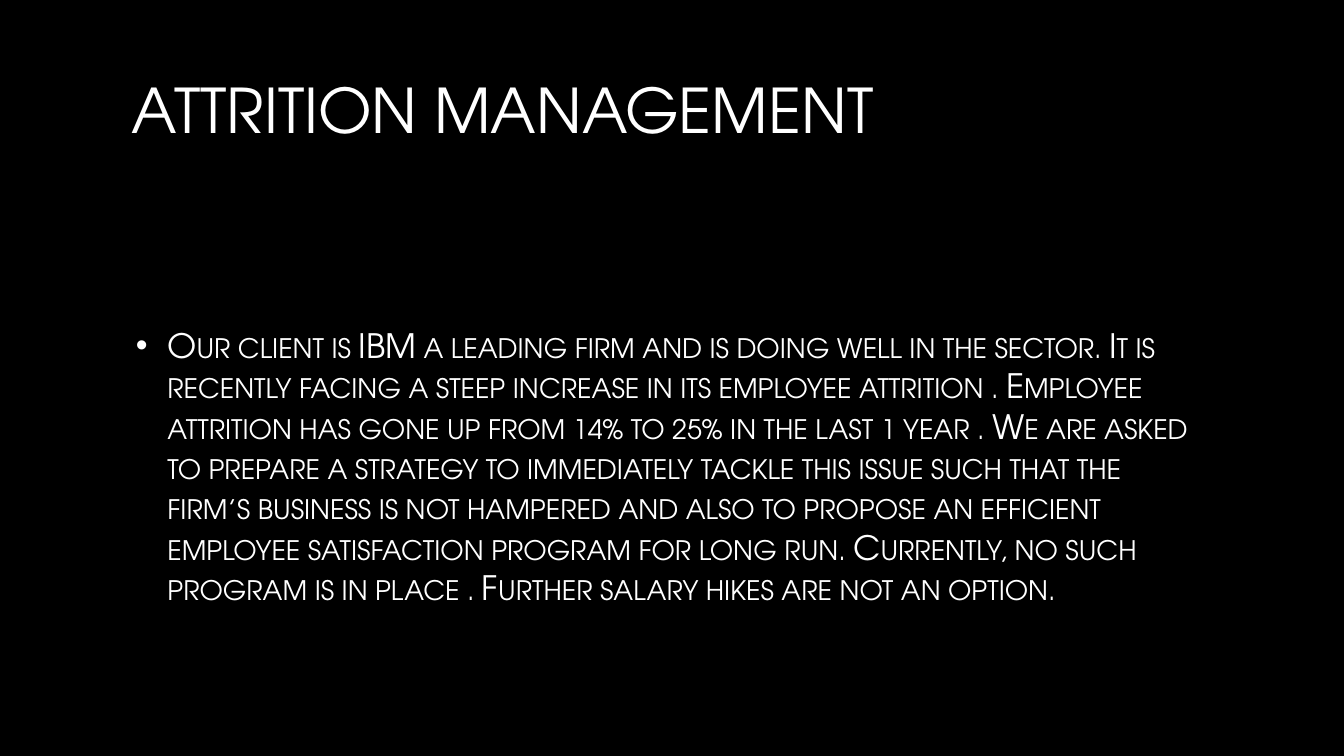
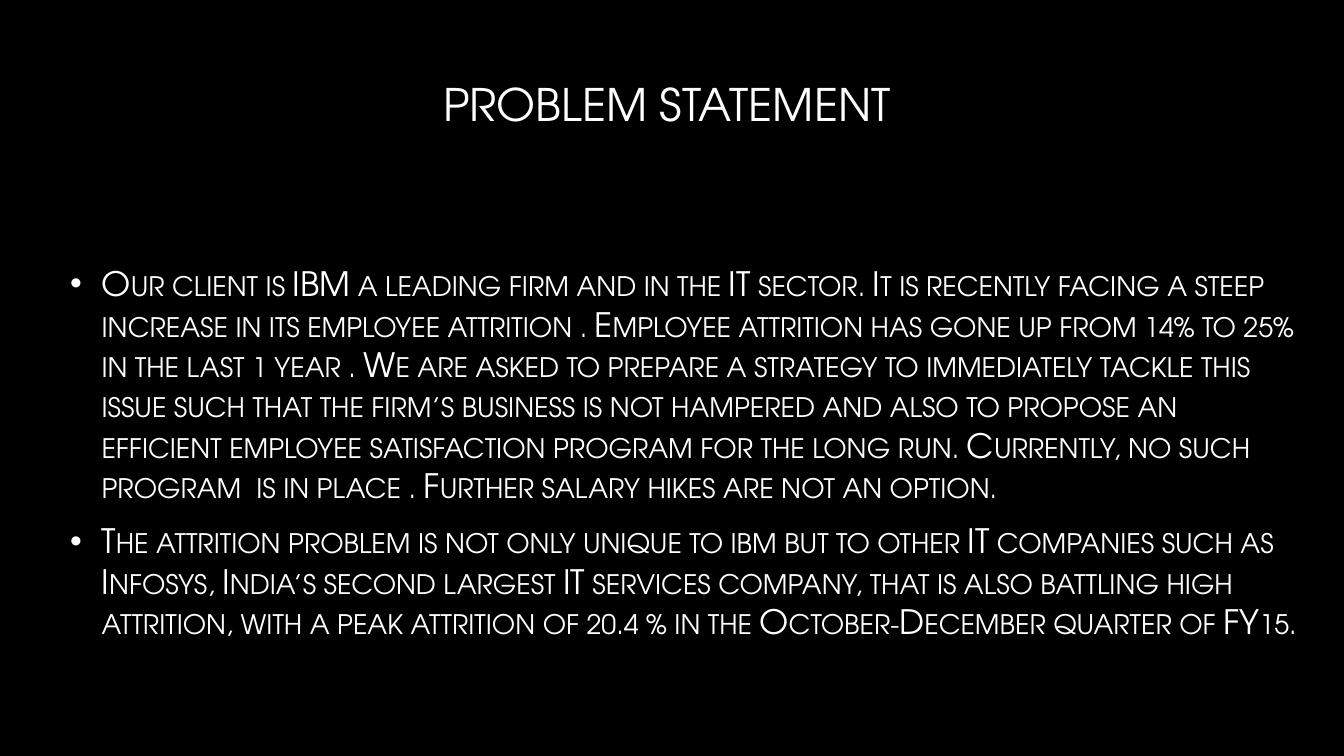
Before and after one commit to mmd52/HR_Employee_Attrition, a slide deck: slide 2 of Attrition Management.pptx. Drawn at 1344x756 pixels with LibreOffice and Linux fonts; fonts in the diff are those of the drawing; background and template pictures are left out. Boxes give left, top, right and bottom in pixels: in the first picture for what was removed or moved away, otherwise in the second. Text is boxed around its words. In the diff, an @@ line names an element or a change of style, - is before the commit and + after.

```diff
--- a/Attrition Management.pptx
+++ b/Attrition Management.pptx
@@ title at box(443, 87, 891, 122): text changed; size 44 to 32 pt @@
-ATTRITION MANAGEMENT
+PROBLEM STATEMENT
@@ text at box(102, 271, 1294, 636): text changed @@
-• Our client is IBM a leading firm and is doing well in the sector. It is recently facing a steep increase in its employee attrition . Employee attrition has gone up from 14% to 25% in the last 1 year . We are asked to prepare a strategy to immediately tackle this issue such that the firm’s business is not hampered and also to propose an efficient employee satisfaction program for long run. Currently, no such program is in place . Further salary hikes are not an option.
+• Our client is IBM a leading firm and in the IT sector. It is recently facing a steep increase in its employee attrition . Employee attrition has gone up from 14% to 25% in the last 1 year . We are asked to prepare a strategy to immediately tackle this issue such that the firm’s business is not hampered and also to propose an efficient employee satisfaction program for the long run. Currently, no such program is in place . Further salary hikes are not an option.
+• The attrition problem is not only unique to ibm but to other IT companies such as Infosys, India’s second largest IT services company, that is also battling high attrition, with a peak attrition of 20.4 % in the October-December quarter of FY15.
```
Also in this commit, not shown: 1 other slide changed, 28 slides added, 3 slides removed, 8 other files.
